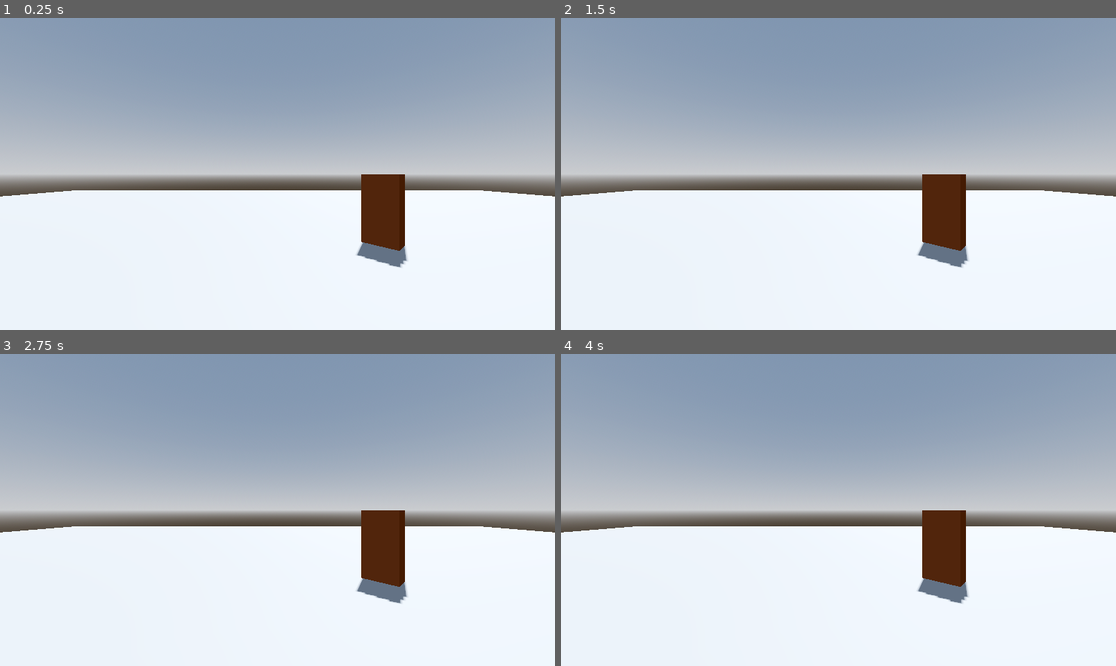
Above: before the commit, frames 1-4 (two rows, left to right).
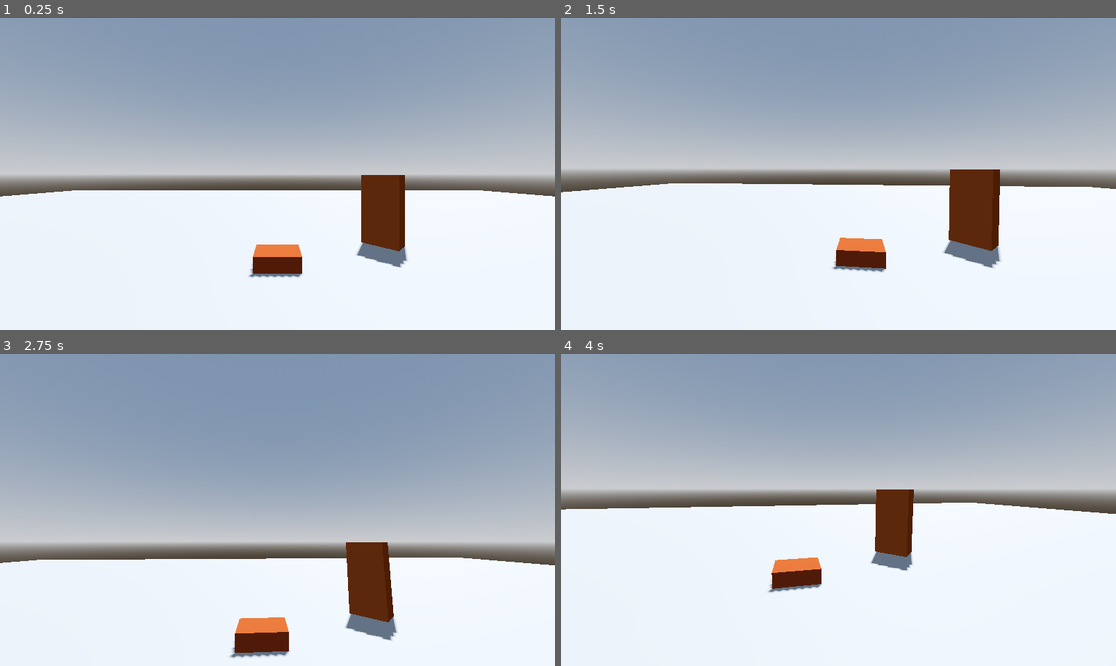
Above: after the commit, the same moments.

Repository: AJaxx86/make-anything-jam-26
Game: Godot game, scene res://world.tscn
Same seed, same stepped clock (60 frames per second), same inputs: the game is played once before the commit and once after it. The project has no main scene, so this scene is started directly.
Inputs (mouse positions are in pixels of both pictures, inside the frame that each line leads up to):
- Up to frame 1 (0.25 s): no input
- Up to frame 2 (1.5 s): tap Enter at 0.5 s; move the mouse to (960, 158) at 0.52 s; press the mouse at (960, 158) at 0.53 s; move the mouse to (727, 189) at 1.27 s; release the mouse at (727, 189) at 1.28 s; click (727, 189) at 1.35 s
- Up to frame 3 (2.75 s): move the mouse to (333, 441) at 2.02 s; press the mouse at (333, 441) at 2.03 s
- Up to frame 4 (4 s): tap Space at 2.75 s; move the mouse to (810, 572) at 2.77 s; release the mouse at (810, 572) at 2.78 s; click (810, 572) at 2.85 s; move the mouse to (1005, 556) at 3.52 s; press the mouse at (1005, 556) at 3.53 s

The runs differ from the first frame. In frame 1, 1.0% of the frame differs, in the area x 44-73%, y 50-84%; in frame 2, 10%; in frame 3, 22%, in the area x 0-100%, y 40-98%; in frame 4, 15%.

Commit message:
added camera smooth movement

Diff:
--- /dev/null
+++ b/fact_builder.tscn
@@ -0,0 +1,7 @@
+[gd_scene format=3 uid="uid://bgh6l2fm2tnvh"]
+
+[node name="FactBuilder" type="Control" unique_id=1788143439]
+layout_mode = 3
+anchors_preset = 0
+offset_right = 40.0
+offset_bottom = 40.0
--- a/interactable.gd
+++ b/interactable.gd
@@ -1,5 +1,19 @@
 class_name Interactable extends Area3D
+
+## If camera_marker is null, make sure to check that camera_pos isn't Vector3.ZERO before moving the camera
+signal Activate(camera_marker: Marker3D, camera_fov: float, open_ui: Control)
+
+@export var camera_marker: Marker3D = null
+@export_range(10.0, 100.0, 01.0) var camera_fov: float = 75.0
+@export var open_ui: Control = null
 
 
 func _ready() -> void:
-	pass
+	connect("input_event", self._on_input_event)
+
+
+func _on_input_event(camera: Node, _event: InputEvent, _event_postion: Vector3, _normal: Vector3, _shape_idx: int) -> void:
+	if Input.is_action_just_pressed(&"interact"):
+		emit_signal(&"Activate", camera_marker, camera_fov, open_ui)
+		camera.set_camera_view(camera_marker, camera_fov, open_ui)
+		print_debug("Clicked on " + self.name + " from " + camera.name)
--- /dev/null
+++ b/pause_menu.tscn
@@ -0,0 +1,9 @@
+[gd_scene format=3 uid="uid://ceae0gdus63p1"]
+
+[node name="PauseMenu" type="Control" unique_id=1628101525]
+layout_mode = 3
+anchors_preset = 15
+anchor_right = 1.0
+anchor_bottom = 1.0
+grow_horizontal = 2
+grow_vertical = 2
--- /dev/null
+++ b/player_cam.gd
@@ -0,0 +1,157 @@
+class_name PlayerCam extends Camera3D
+
+signal Show_UI(ui_node: Control, show: bool)
+
+## Maximum camera rotation, in degrees, when the mouse reaches the screen edge
+## at the reference FOV. X controls left/right rotation, Y controls up/down rotation.
+@export var mouse_rotation_degrees: Vector2 = Vector2(20.0, 20.0)
+
+## The camera FOV where mouse_rotation_degrees applies exactly.
+## When this camera's FOV changes, the mouse rotation scales from this value
+## so narrow FOVs move less and wide FOVs move more.
+@export var reference_fov_degrees: float = 75.0
+
+## How quickly the camera eases toward the mouse-driven target rotation.
+## Higher values feel snappier. Set to 0 or lower for instant movement.
+@export var rotation_smoothing_speed: float = 10.0
+
+## How quickly the camera moves toward a newly requested camera marker position.
+## Higher values feel snappier. Set to 0 or lower for instant movement.
+@export var position_smoothing_speed: float = 8.0
+
+## How quickly the camera FOV changes toward a newly requested FOV.
+## Higher values feel snappier. Set to 0 or lower for instant movement.
+@export var fov_smoothing_speed: float = 8.0
+
+@export var pause_menu: Control = null
+
+var paused: bool = false
+
+var _position_history: Array[Dictionary] = []
+var _center_basis: Basis
+var _target_center_basis: Basis
+var _target_global_position: Vector3
+var _target_fov: float
+
+
+func _ready() -> void:
+	_center_basis = global_transform.basis.orthonormalized()
+	_target_center_basis = _center_basis
+	_target_global_position = global_position
+	_target_fov = fov
+
+
+func _unhandled_input(event: InputEvent) -> void:
+	if event.is_action_pressed("pause"):
+		paused = not paused
+		if paused:
+			emit_signal("Show_UI", pause_menu, true)
+		else:
+			emit_signal("Show_UI", pause_menu, false)
+
+	if event.is_action_pressed("interact"):
+		pass
+
+
+func _process(delta: float) -> void:
+	if paused:
+		return
+	update_camera_target(delta)
+	handle_cam_movement(delta)
+
+
+## Intended to be connected directly to Interactable.Activate.
+## Moves this camera to the marker's global position/orientation and eases to camera_fov.
+## _open_ui is accepted so the Interactable.Activate signal can call this function directly.
+func set_camera_view(camera_marker: Marker3D, camera_fov: float, open_ui: Control = null) -> void:
+	if camera_marker == null:
+		push_warning("set_camera_view was called without a camera marker.")
+		return
+
+	if open_ui != null:
+		emit_signal("Show_UI", open_ui, true)
+
+	_target_global_position = camera_marker.global_position
+	_target_center_basis = camera_marker.global_transform.basis.orthonormalized()
+	_target_fov = clamp(camera_fov, 1.0, 179.0)
+
+
+func update_camera_target(delta: float) -> void:
+	var position_weight := get_smoothing_weight(position_smoothing_speed, delta)
+	if position_weight >= 1.0:
+		global_position = _target_global_position
+	else:
+		global_position = global_position.lerp(_target_global_position, position_weight)
+
+	var center_basis_weight := get_smoothing_weight(rotation_smoothing_speed, delta)
+	if center_basis_weight >= 1.0:
+		_center_basis = _target_center_basis
+	else:
+		_center_basis = _center_basis.slerp(_target_center_basis, center_basis_weight).orthonormalized()
+
+	var fov_weight := get_smoothing_weight(fov_smoothing_speed, delta)
+	if fov_weight >= 1.0:
+		fov = _target_fov
+	else:
+		fov = lerp(fov, _target_fov, fov_weight)
+
+
+func handle_cam_movement(delta: float) -> void:
+	var viewport_size := Vector2(get_viewport().get_visible_rect().size)
+	if viewport_size.x <= 0.0 or viewport_size.y <= 0.0:
+		push_error("Invalid viewport size for camera movement: " + str(viewport_size))
+		return
+
+	var screen_center := viewport_size * 0.5
+	var mouse_position := get_viewport().get_mouse_position()
+	var mouse_from_center := mouse_position - screen_center
+	var normalized_offset := Vector2(
+		clamp(mouse_from_center.x / screen_center.x, -1.0, 1.0),
+		clamp(mouse_from_center.y / screen_center.y, -1.0, 1.0)
+	)
+
+	var fov_scale := get_fov_scale(viewport_size.x / viewport_size.y)
+	var yaw := deg_to_rad(-normalized_offset.x * mouse_rotation_degrees.x * fov_scale.x)
+	var pitch := deg_to_rad(-normalized_offset.y * mouse_rotation_degrees.y * fov_scale.y)
+
+	var target_basis := _center_basis * Basis(Vector3.UP, yaw) * Basis(Vector3.RIGHT, pitch)
+
+	var smoothing_weight := get_smoothing_weight(rotation_smoothing_speed, delta)
+	var next_basis := target_basis
+	if smoothing_weight < 1.0:
+		next_basis = global_transform.basis.slerp(target_basis, smoothing_weight).orthonormalized()
+
+	var next_transform := global_transform
+	next_transform.basis = next_basis
+	global_transform = next_transform
+
+
+func get_smoothing_weight(speed: float, delta: float) -> float:
+	if speed <= 0.0:
+		return 1.0
+	return 1.0 - exp(-speed * delta)
+
+
+func get_fov_scale(aspect_ratio: float) -> Vector2:
+	var current_fov := get_camera_fov_radians(fov, aspect_ratio)
+	var reference_fov := get_camera_fov_radians(reference_fov_degrees, aspect_ratio)
+
+	return Vector2(
+		current_fov.x / reference_fov.x,
+		current_fov.y / reference_fov.y
+	)
+
+
+func get_camera_fov_radians(fov_degrees: float, aspect_ratio: float) -> Vector2:
+	var safe_fov_degrees: float = max(fov_degrees, 0.001)
+	var safe_aspect_ratio: float = max(aspect_ratio, 0.001)
+	var locked_fov := deg_to_rad(safe_fov_degrees)
+
+	if keep_aspect == Camera3D.KEEP_WIDTH:
+		var width_locked_horizontal_fov := locked_fov
+		var width_locked_vertical_fov := 2.0 * atan(tan(width_locked_horizontal_fov * 0.5) / safe_aspect_ratio)
+		return Vector2(width_locked_horizontal_fov, width_locked_vertical_fov)
+
+	var height_locked_vertical_fov := locked_fov
+	var height_locked_horizontal_fov := 2.0 * atan(tan(height_locked_vertical_fov * 0.5) * safe_aspect_ratio)
+	return Vector2(height_locked_horizontal_fov, height_locked_vertical_fov)
--- a/project.godot
+++ b/project.godot
@@ -24,29 +24,14 @@
 
 [input]
 
-forward={
-"deadzone": 0.2,
-"events": [Object(InputEventKey,"resource_local_to_scene":false,"resource_name":"","device":-1,"window_id":0,"alt_pressed":false,"shift_pressed":false,"ctrl_pressed":false,"meta_pressed":false,"pressed":false,"keycode":0,"physical_keycode":87,"key_label":0,"unicode":119,"location":0,"echo":false,"script":null)
-]
-}
-backward={
-"deadzone": 0.2,
-"events": [Object(InputEventKey,"resource_local_to_scene":false,"resource_name":"","device":-1,"window_id":0,"alt_pressed":false,"shift_pressed":false,"ctrl_pressed":false,"meta_pressed":false,"pressed":false,"keycode":0,"physical_keycode":83,"key_label":0,"unicode":115,"location":0,"echo":false,"script":null)
-]
-}
-left={
-"deadzone": 0.2,
-"events": [Object(InputEventKey,"resource_local_to_scene":false,"resource_name":"","device":-1,"window_id":0,"alt_pressed":false,"shift_pressed":false,"ctrl_pressed":false,"meta_pressed":false,"pressed":false,"keycode":0,"physical_keycode":65,"key_label":0,"unicode":97,"location":0,"echo":false,"script":null)
-]
-}
-right={
-"deadzone": 0.2,
-"events": [Object(InputEventKey,"resource_local_to_scene":false,"resource_name":"","device":-1,"window_id":0,"alt_pressed":false,"shift_pressed":false,"ctrl_pressed":false,"meta_pressed":false,"pressed":false,"keycode":0,"physical_keycode":68,"key_label":0,"unicode":100,"location":0,"echo":false,"script":null)
-]
-}
 pause={
 "deadzone": 0.2,
 "events": [Object(InputEventKey,"resource_local_to_scene":false,"resource_name":"","device":-1,"window_id":0,"alt_press …(195 unchanged characters)…
+]
+}
+interact={
+"deadzone": 0.2,
+"events": [Object(InputEventMouseButton,"resource_local_to_scene":false,"resource_name":"","device":-1,"window_id":0,"alt_pressed":false,"shift_pressed":false,"ctrl_pressed":false,"meta_pressed":false,"button_mask":1,"position":Vector2(130, 19),"global_position":Vector2(139, 67),"factor":1.0,"button_index":1,"canceled":false,"pressed":true,"double_click":false,"script":null)
 ]
 }
 
--- a/world.tscn
+++ b/world.tscn
@@ -1,6 +1,9 @@
 [gd_scene format=3 uid="uid://c1sbx0ul7pd6q"]
 
 [ext_resource type="Script" uid="uid://dy5p7js7mby1m" path="res://interactable.gd" id="1_f3sb7"]
+[ext_resource type="PackedScene" uid="uid://bgh6l2fm2tnvh" path="res://fact_builder.tscn" id="1_fj7yv"]
+[ext_resource type="PackedScene" uid="uid://ceae0gdus63p1" path="res://pause_menu.tscn" id="2_aqk2v"]
+[ext_resource type="Script" uid="uid://cacacaq8un183" path="res://player_cam.gd" id="2_tlwt5"]
 
 [sub_resource type="ProceduralSkyMaterial" id="ProceduralSkyMaterial_f3sb7"]
 sky_horizon_color = Color(0.66224277, 0.6717428, 0.6867428, 1)
@@ -15,24 +18,33 @@
 tonemap_mode = 2
 glow_enabled = true
 
+[sub_resource type="StandardMaterial3D" id="StandardMaterial3D_tlwt5"]
+albedo_color = Color(0.5824438, 0.2681449, 0, 1)
+
 [sub_resource type="BoxMesh" id="BoxMesh_gv5m4"]
+material = SubResource("StandardMaterial3D_tlwt5")
 size = Vector3(1, 2, 0.59)
-
-[sub_resource type="StandardMaterial3D" id="StandardMaterial3D_f3sb7"]
-albedo_color = Color(0.52451086, 0.24944893, 0, 1)
 
 [sub_resource type="BoxShape3D" id="BoxShape3D_gv5m4"]
 size = Vector3(1, 2, 0.593)
+
+[sub_resource type="StandardMaterial3D" id="StandardMaterial3D_aqk2v"]
+albedo_color = Color(0.5667972, 0.2136864, 0, 1)
+
+[sub_resource type="BoxMesh" id="BoxMesh_aqk2v"]
+material = SubResource("StandardMaterial3D_aqk2v")
+size = Vector3(1, 0.33, 0.75)
+
+[sub_resource type="BoxShape3D" id="BoxShape3D_036b0"]
+size = Vector3(1, 0.33, 0.75)
 
 [node name="World" type="Node3D" unique_id=921156161]
 
 [node name="CanvasLayer" type="CanvasLayer" parent="." unique_id=733494147]
 
-[node name="FactBuilder" type="Control" parent="CanvasLayer" unique_id=192788006]
-layout_mode = 3
-anchors_preset = 0
-offset_right = 40.0
-offset_bottom = 40.0
+[node name="FactBuilder" parent="CanvasLayer" unique_id=1788143439 instance=ExtResource("1_fj7yv")]
+
+[node name="PauseMenu" parent="CanvasLayer" unique_id=1628101525 instance=ExtResource("2_aqk2v")]
 
 [node name="WorldEnvironment" type="WorldEnvironment" parent="." unique_id=1730665767]
 environment = SubResource("Environment_tlwt5")
@@ -48,16 +60,30 @@
 
 [node name="PlayerCam" type="Camera3D" parent="." unique_id=2003679145]
 transform = Transform3D(1, 0, 0, 0, 1, 0, 0, 0, 1, 0, 1.974138, 0)
+current = true
+script = ExtResource("2_tlwt5")
 
-[node name="Bookshelf" type="Area3D" parent="." unique_id=1064800319 groups=["Interactable"]]
-transform = Transform3D(0.70710677, 0, -0.70710677, 0, 1, 0, 0.70710677, 0, 0.70710677, 3.0408654, 0.36816454, -5.8778586)
+[node name="Bookshelf" type="Area3D" parent="." unique_id=1064800319 node_paths=PackedStringArray("camera_marker") groups=["Interactable"]]
+transform = Transform3D(0.70710677, 0, -0.70710677, 0, 1, 0, 0.70710677, 0, 0.70710677, 3.0408654, 0.9486022, -5.8778586)
+script = ExtResource("1_f3sb7")
+camera_marker = NodePath("Marker3D")
+camera_fov = 60.0
+
+[node name="MeshInstance3D" type="MeshInstance3D" parent="Bookshelf" unique_id=1664852681]
+mesh = SubResource("BoxMesh_gv5m4")
+
+[node name="CollisionShape3D" type="CollisionShape3D" parent="Bookshelf" unique_id=1028765943]
+shape = SubResource("BoxShape3D_gv5m4")
+
+[node name="Marker3D" type="Marker3D" parent="Bookshelf" unique_id=1329962872]
+transform = Transform3D(1, 0, 0, 0, 1, 0, 0, 0, 1, 0, 0, 1.6232835)
+
+[node name="Table" type="Area3D" parent="." unique_id=120654855]
+transform = Transform3D(1, 0, 0, 0, 1, 0, 0, 0, 1, 0, 0.12928343, -4.48042)
 script = ExtResource("1_f3sb7")
 
-[node name="MeshInstance3D" type="MeshInstance3D" parent="Bookshelf" unique_id=1664852681]
-transform = Transform3D(1, 0, 0, 0, 1, 0, 0, 0, 1, 0, 0.59428245, 0)
-mesh = SubResource("BoxMesh_gv5m4")
-surface_material_override/0 = SubResource("StandardMaterial3D_f3sb7")
+[node name="MeshInstance3D" type="MeshInstance3D" parent="Table" unique_id=1572485680]
+mesh = SubResource("BoxMesh_aqk2v")
 
-[node name="CollisionShape3D" type="CollisionShape3D" parent="Bookshelf" unique_id=1028765943]
-transform = Transform3D(1, 0, 0, 0, 1, 0, 0, 0, 1, 0, 0.59027106, 0)
-shape = SubResource("BoxShape3D_gv5m4")
+[node name="CollisionShape3D" type="CollisionShape3D" parent="Table" unique_id=1846089750]
+shape = SubResource("BoxShape3D_036b0")
Not shown, added: player_cam.gd.uid
